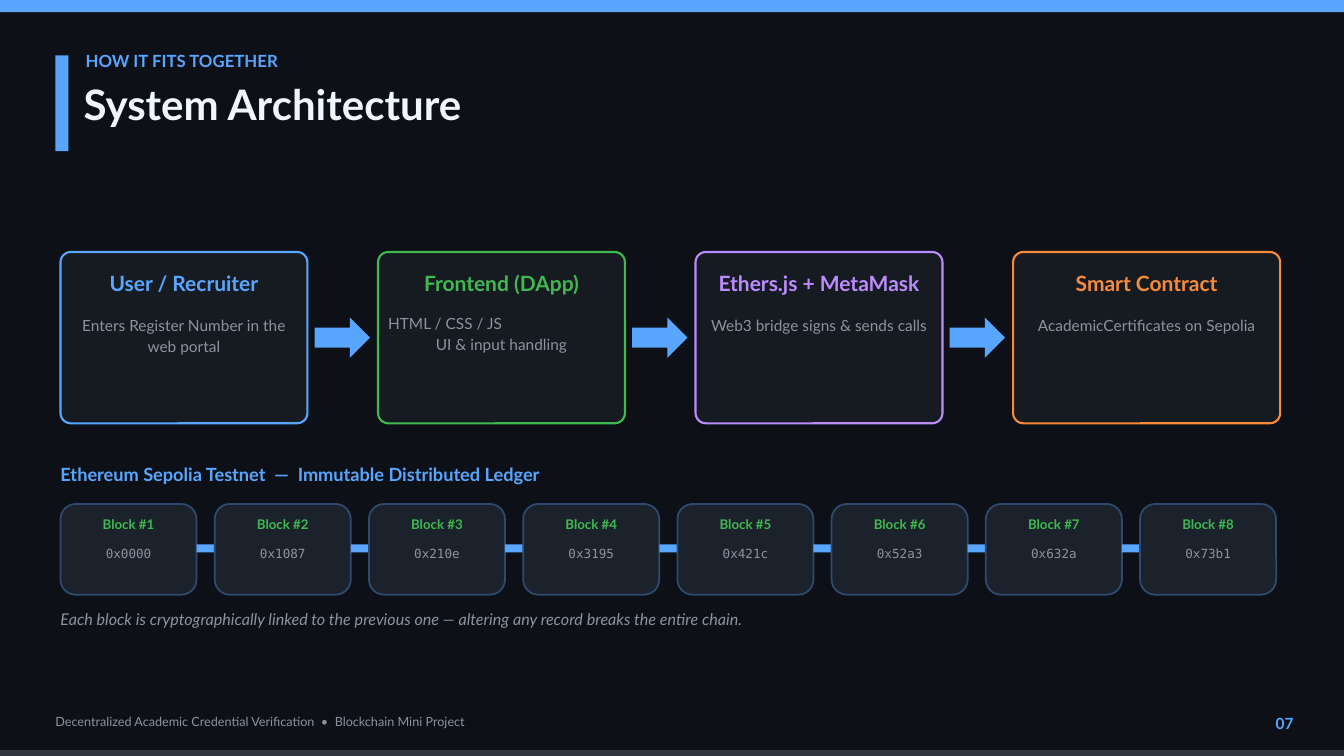
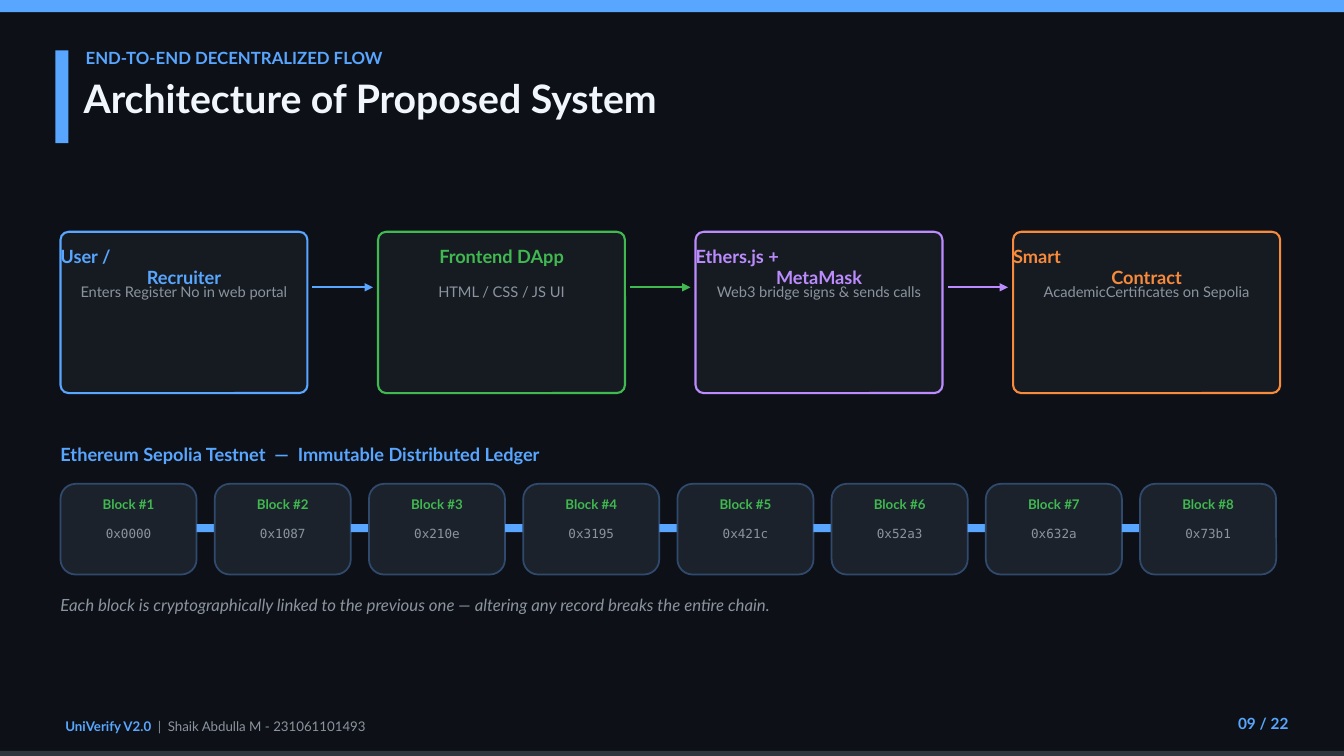
Before and after one commit to shaikmofficial-ai/Univerify, a slide deck: slide 9 of UniVerify_Final_Presentation.pptx (slide 7 before the commit). Drawn at 1344x756 pixels with LibreOffice and Linux fonts; fonts in the diff are those of the drawing. Boxes give left, top, right and bottom in pixels: in the first picture for what was removed or moved away, otherwise in the second. Text is boxed around its words. In the diff, an @@ line names an element or a change of style, - is before the commit and + after.

Commit message:
Restructure presentation: 22-slide academic format with 7 UML diagrams, comparative chart, and custom footer

```diff
--- a/UniVerify_Final_Presentation.pptx
+++ b/UniVerify_Final_Presentation.pptx
@@ rectangle: place and size @@
-rectangle at box(55, 55, 69, 151)
+rectangle at box(55, 50, 69, 143)
@@ text at box(86, 51, 383, 64): text changed @@
-HOW IT FITS TOGETHER
+END-TO-END DECENTRALIZED FLOW
@@ text at box(84, 84, 657, 120): text changed; size 30 to 28 pt @@
-System Architecture
+Architecture of Proposed System
@@ rounded rectangle: place and size @@
-rounded rectangle at box(60, 252, 308, 423)
+rounded rectangle at box(60, 232, 308, 393)
@@ rounded rectangle: place and size @@
-rounded rectangle at box(378, 252, 625, 423)
+rounded rectangle at box(378, 232, 625, 393)
@@ proportions changed in 4 elements at box(1013, 232, 1280, 393), box(60, 232, 308, 393), box(378, 232, 625, 393), box(696, 232, 943, 393) @@
@@ rounded rectangle: place and size @@
-rounded rectangle at box(696, 252, 943, 423)
+rounded rectangle at box(696, 232, 943, 393)
@@ rounded rectangle: place and size @@
-rounded rectangle at box(1013, 252, 1280, 423)
+rounded rectangle at box(1013, 232, 1280, 393)
@@ text at box(439, 249, 564, 266): text changed; size 15 to 13 pt @@
-Frontend (DApp)
+Frontend DApp
@@ 3 texts: place and size @@
-3 texts at box(110, 275, 1217, 295)
+3 texts at box(60, 247, 1182, 289)
@@ size 15 to 13 pt in 3 elements at box(60, 247, 221, 289), box(696, 247, 862, 289), box(1013, 247, 1182, 289) @@
@@ text at box(81, 286, 288, 300): text changed; size 11 to 10.5 pt @@
-Enters Register Number in the web portal
+Enters Register No in web portal
@@ arrow added from (313, 287) to (373, 287), #58A6FF 1.5 pt @@
@@ text at box(438, 286, 565, 297): text changed; size 11 to 10.5 pt @@
-HTML / CSS / JS
-UI & input handling
+HTML / CSS / JS UI
@@ arrow added from (630, 287) to (691, 287), #3FB950 1.5 pt @@
@@ text "Web3 bridge signs & sends ..." at box(717, 286, 920, 300): size 11 to 10.5 pt; line spacing 1.1 to 1.05 @@
@@ text "Web3 bridge signs & sends ...": place and size @@
-text "Web3 bridge signs & sends ..." at box(711, 319, 927, 334)
+text "Web3 bridge signs & sends ..." at box(717, 286, 920, 300)
@@ arrow added from (948, 287) to (1008, 287), #BC8CFF 1.5 pt @@
@@ text "AcademicCertificates on Sepolia": place and size @@
-text "AcademicCertificates on Sepolia" at box(1038, 320, 1255, 334)
+text "AcademicCertificates on Sepolia" at box(1044, 286, 1249, 300)
@@ text "AcademicCertificates on Sepolia" at box(1044, 286, 1249, 300): size 11 to 10.5 pt; line spacing 1.1 to 1.05 @@
@@ right arrow removed at box(315, 318, 370, 358) @@
@@ right arrow removed at box(632, 318, 688, 358) @@
@@ right arrow removed at box(950, 318, 1005, 358) @@
@@ 17 texts, 8 rounded rectangles, 7 rectangles: place and size @@
-17 texts, 8 rounded rectangles, 7 rectangles at box(60, 467, 1276, 595)
+17 texts, 8 rounded rectangles, 7 rectangles at box(60, 447, 1276, 575)
@@ text "Each block is cryptographically linked ...": place and size @@
-text "Each block is cryptographically linked ..." at box(60, 613, 742, 628)
+text "Each block is cryptographically linked ..." at box(60, 598, 770, 614)
@@ text "Each block is cryptographically linked ..." at box(60, 598, 770, 614): size 11.5 to 12 pt @@
@@ text at box(1238, 717, 1289, 729): text changed @@
-07
+09 / 22
@@ text at box(65, 721, 365, 734): text changed; size 9 to 9.5 pt @@
-Decentralized Academic Credential Verification • Blockchain Mini Project
+UniVerify V2.0 | Shaik Abdulla M - 231061101493
```
Also in this commit, not shown: 3 other slides changed, 18 slides added, 12 slides removed, 1 other file.
